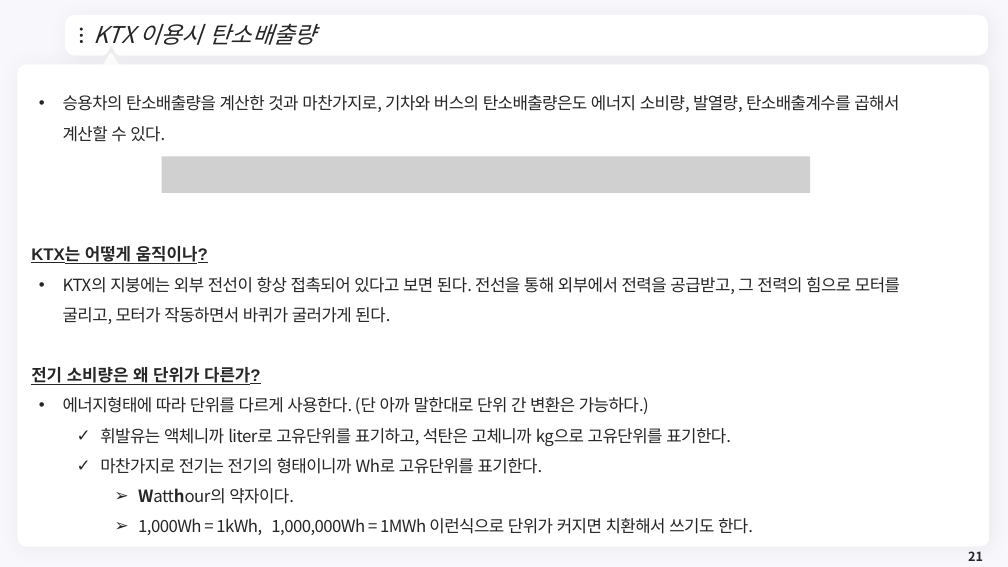
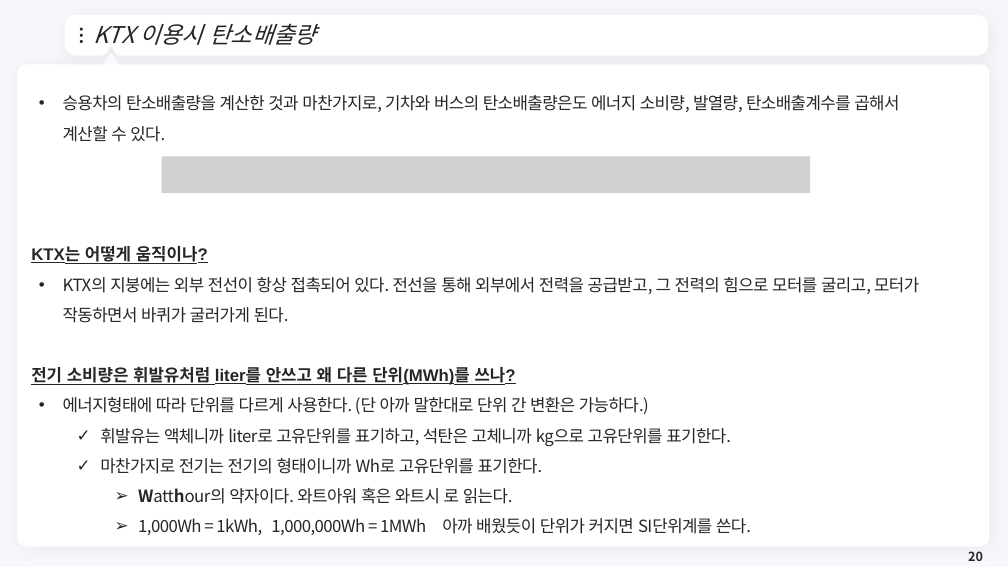
Before and after one commit to meandthey/Teaching, a slide deck: slide 20 of 생활속의 경제/01_Lectures/생활속의 경제_(에너지경제)_2.pptx (slide 21 before the commit). Drawn at 1008x567 pixels with LibreOffice and Linux fonts; fonts in the diff are those of the drawing; grey boxes stand for pictures; background and template pictures are left out. Boxes give left, top, right and bottom in pixels: in the first picture for what was removed or moved away, otherwise in the second. Text is boxed around its words. In the diff, an @@ line names an element or a change of style, - is before the commit and + after.

```diff
--- a/생활속의 경제/01_Lectures/생활속의 경제_(에너지경제)_2.pptx
+++ b/생활속의 경제/01_Lectures/생활속의 경제_(에너지경제)_2.pptx
@@ text at box(31, 277, 919, 386): text changed @@
-• KTX의 지붕에는 외부 전선이 항상 접촉되어 있다고 보면 된다. 전선을 통해 외부에서 전력을 공급받고, 그 전력의 힘으로 모터를 굴리고, 모터가 작동하면서 바퀴가 굴러가게 된다.
-전기 소비량은 왜 단위가 다른가?
+• KTX의 지붕에는 외부 전선이 항상 접촉되어 있다. 전선을 통해 외부에서 전력을 공급받고, 그 전력의 힘으로 모터를 굴리고, 모터가 작동하면서 바퀴가 굴러가게 된다.
+전기 소비량은 휘발유처럼 liter를 안쓰고 왜 다른 단위(MWh)를 쓰나?
@@ text at box(138, 488, 751, 535): text changed @@
-    ➢ Watthour의 약자이다.
-    ➢ 1,000Wh = 1kWh, 1,000,000Wh = 1MWh 이런식으로 단위가 커지면 치환해서 쓰기도 한다.
+    ➢ Watthour의 약자이다. 와트아워 혹은 와트시 로 읽는다.
+    ➢ 1,000Wh = 1kWh, 1,000,000Wh = 1MWh 아까 배웠듯이 단위가 커지면 SI단위계를 쓴다.
@@ page number at box(968, 551, 983, 561): text changed @@
-21
+20
```
Also in this commit, not shown: 17 other slides changed, 3 slides added, 7 slides removed, 2 other files.
